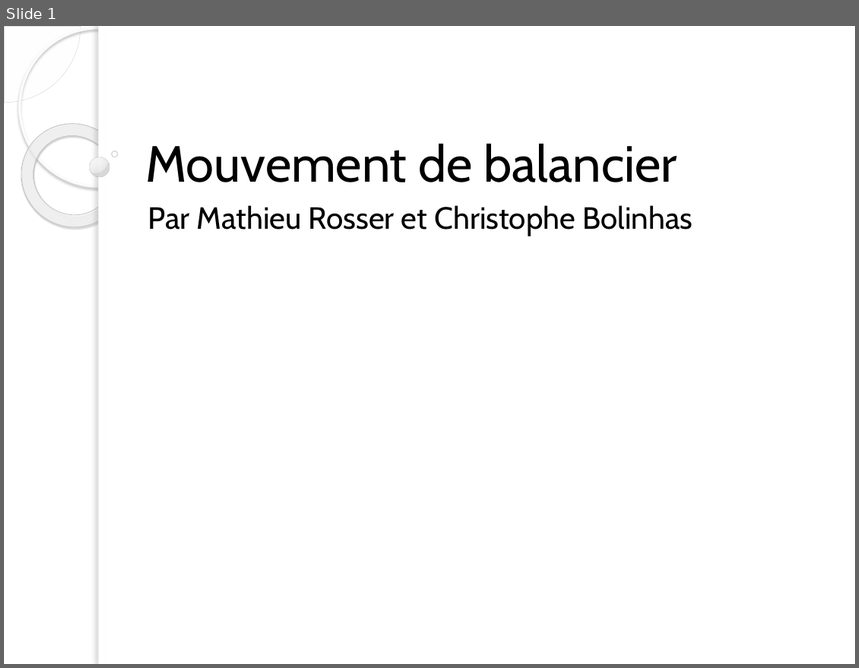
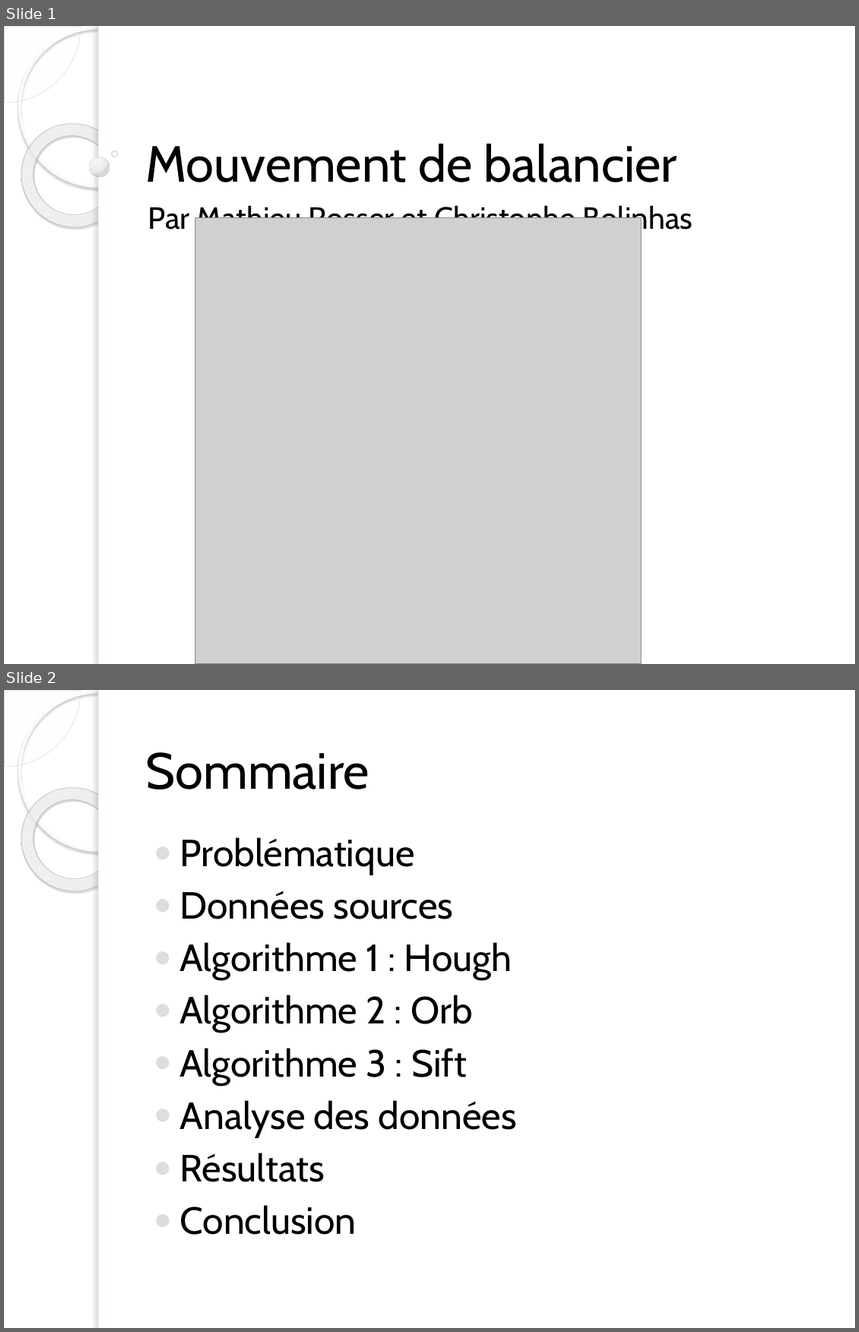
Before and after one commit to ChristopheBolinhas/Balancier, a slide deck: Présentation.pptx. Shown one above the other, each under a label of ours: slide 1 before the commit, slides 1 and 2 after it. The pictures are 859x668 and 859x1332 pixels, drawn with LibreOffice and Linux fonts; fonts in the diff are those of the drawing; grey boxes stand for pictures; background and template pictures are left out. Boxes give left, top, right and bottom in pixels: in the first picture for what was removed or moved away, otherwise in the second. Text is boxed around its words. In the diff, an @@ line names an element or a change of style, - is before the commit and + after.

Commit message:
Réalisation de la présentation (sans résultat) + Graphiques par rapport aux données

```diff
--- a/Présentation.pptx
+++ b/Présentation.pptx
@@ slide 2 added at (4, 690, 855, 1328), background picture (left out); not listed: 5 template elements that a slide beside it also shows @@
@@ title added at (146, 752, 370, 790), 43 pt, text #000000 @@
+Sommaire
@@ text added at (180, 837, 517, 1235), 32 pt, text #000000 @@
+● Problématique
+● Données sources
+● Algorithme 1 : Hough
+● Algorithme 2 : Orb
+● Algorithme 3 : Sift
+● Analyse des données
+● Résultats
+● Conclusion
@@ slide 1 changed as well @@
@@ picture added at (195, 218, 642, 664) @@
```
Also in this commit, not shown: 17 other slides added, 6 other files.
